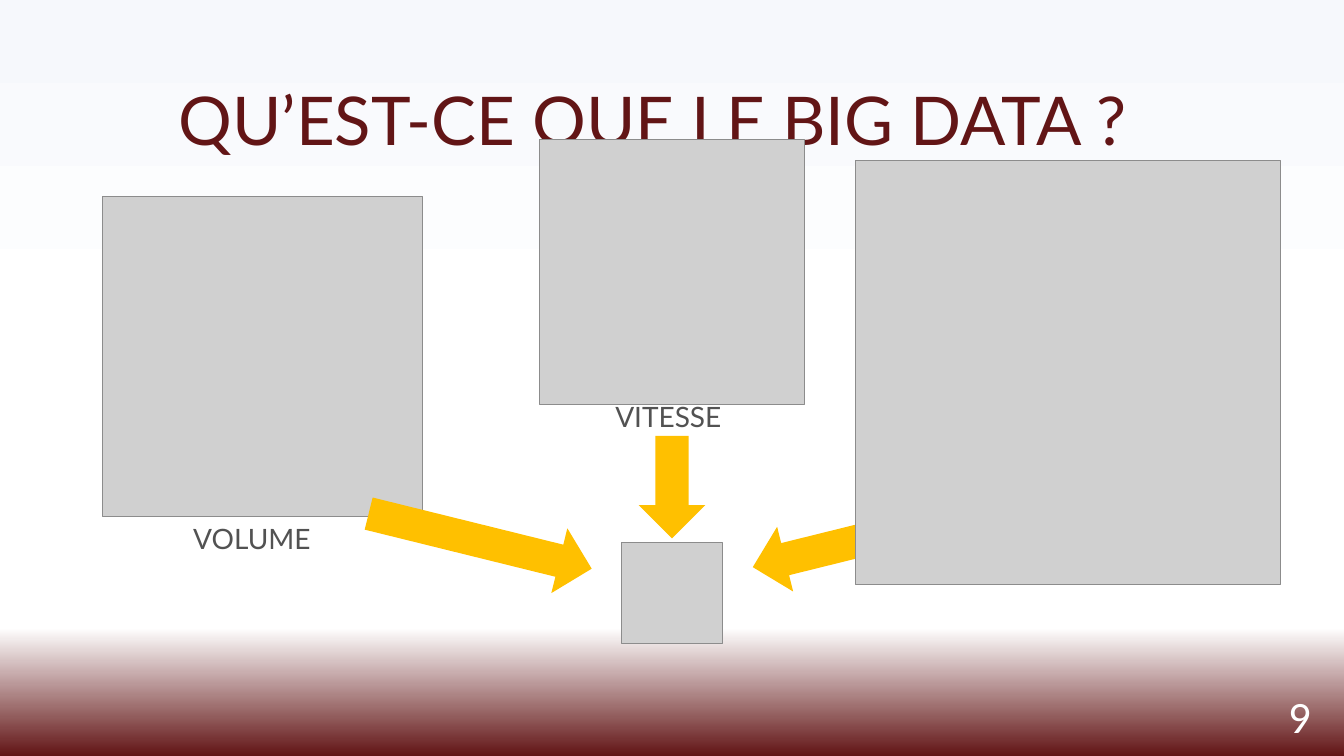
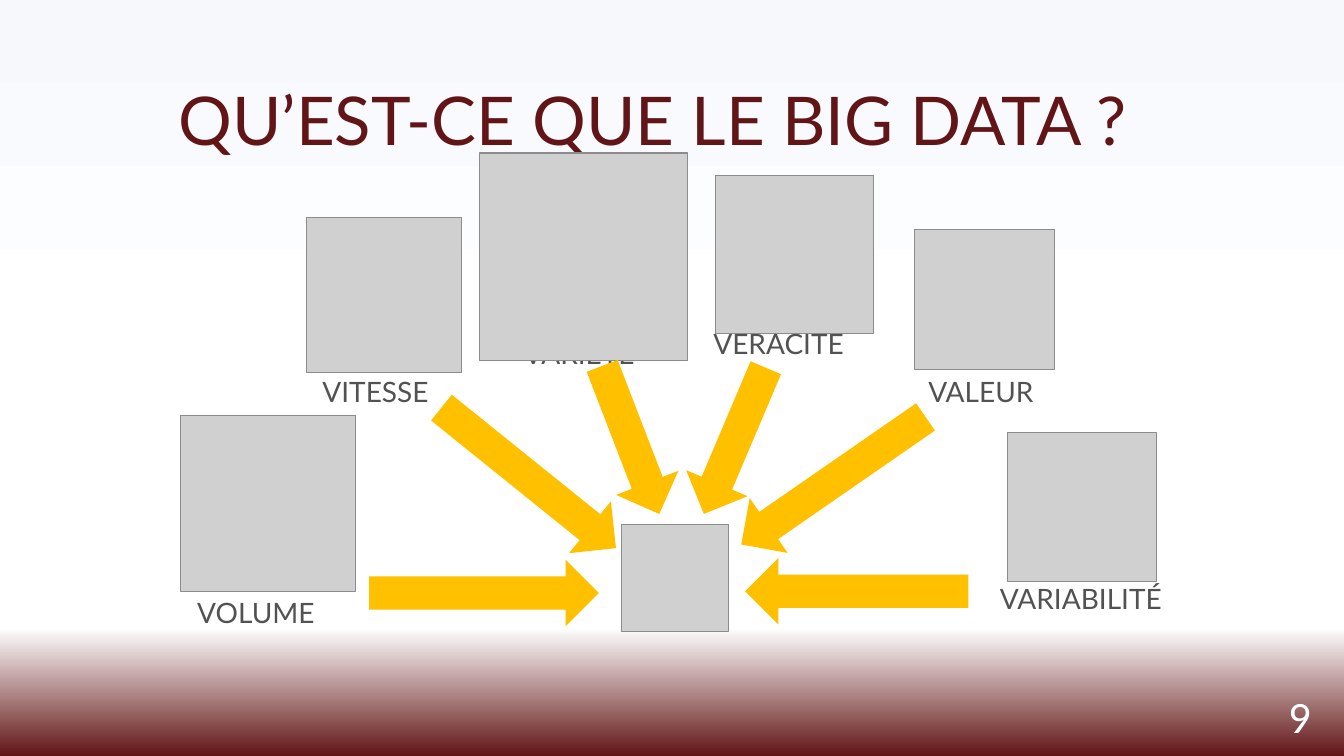
Before and after one commit to viviante79/Projet_8, a slide deck: slide 9 of Ors_Vivian_3_presentation_082022.pptx. Drawn at 1344x756 pixels with LibreOffice and Linux fonts; fonts in the diff are those of the drawing; grey boxes stand for pictures. Boxes give left, top, right and bottom in pixels: in the first picture for what was removed or moved away, otherwise in the second. Text is boxed around its words. In the diff, an @@ line names an element or a change of style, - is before the commit and + after.

```diff
--- a/Ors_Vivian_3_presentation_082022.pptx
+++ b/Ors_Vivian_3_presentation_082022.pptx
@@ picture: place and size @@
-picture at [856, 160, 1280, 585]
+picture at [480, 153, 688, 361]
@@ picture added at [716, 175, 874, 334] @@
@@ picture: place and size @@
-picture at [539, 140, 805, 405]
+picture at [307, 218, 462, 373]
@@ picture added at [915, 230, 1055, 369] @@
@@ text "VITESSE": place and size @@
-text "VITESSE" at [615, 403, 721, 427]
+text "VITESSE" at [322, 381, 428, 402]
@@ right arrow added at [573, 355, 689, 525], fill #FFC000, outline #FFC000 1 pt @@
@@ right arrow added at [675, 356, 795, 526], fill #FFC000, outline #FFC000 1 pt @@
@@ text added at [713, 330, 843, 354], 20 pt, text #525252 @@
+VÉRACITÉ
@@ right arrow at [422, 384, 636, 573]: rotation 90 to 38 degrees @@
@@ text added at [524, 360, 635, 370], 20 pt, text #525252 @@
+VARIÉTÉ
@@ text added at [928, 382, 1033, 402], 20 pt, text #525252 @@
+VALEUR
@@ picture: place and size @@
-picture at [103, 197, 423, 517]
+picture at [180, 415, 356, 591]
@@ right arrow added at [725, 391, 944, 570], fill #FFC000, outline #FFC000 1 pt @@
@@ picture added at [1007, 433, 1156, 582] @@
@@ text "VOLUME": place and size @@
-text "VOLUME" at [193, 528, 310, 549]
+text "VOLUME" at [197, 602, 314, 623]
@@ picture: place and size @@
-picture at [622, 542, 723, 643]
+picture at [621, 524, 728, 631]
@@ right arrow at [370, 562, 598, 625]: rotation 13 to 0 degrees @@
@@ right arrow at [746, 560, 968, 623]: rotation 166 to 180 degrees @@
@@ text added at [1000, 585, 1162, 609], 20 pt, text #525252 @@
+VARIABILITÉ
```
Also in this commit, not shown: 5 slides added, 1 slide removed.
